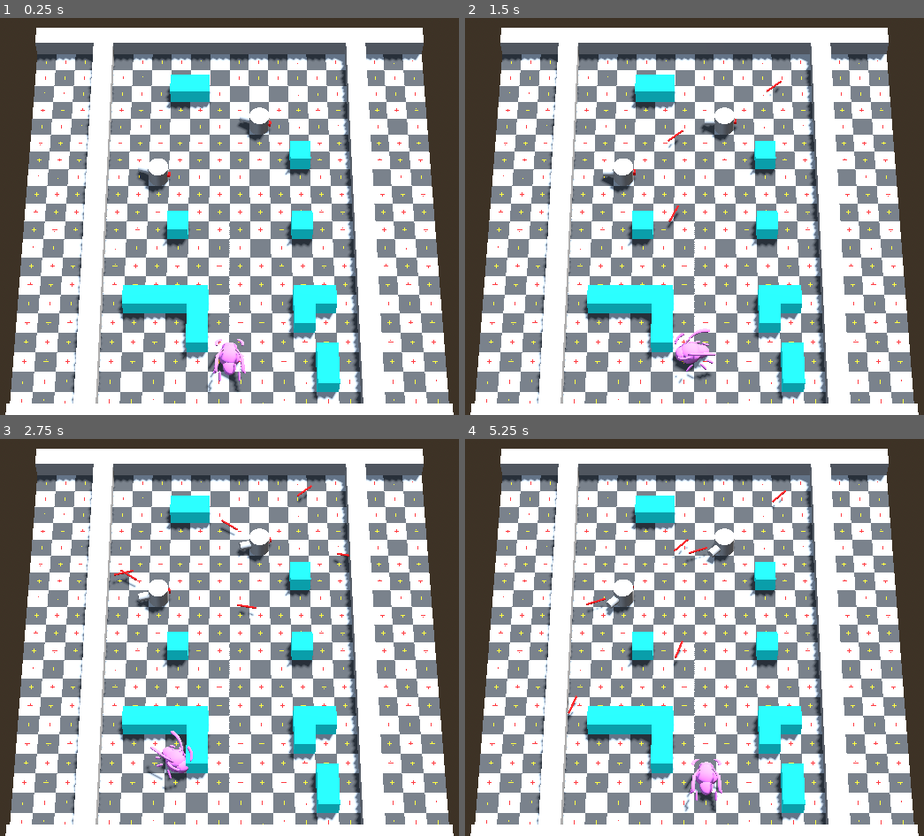
Above: before the commit, frames 1-4 (two rows, left to right).
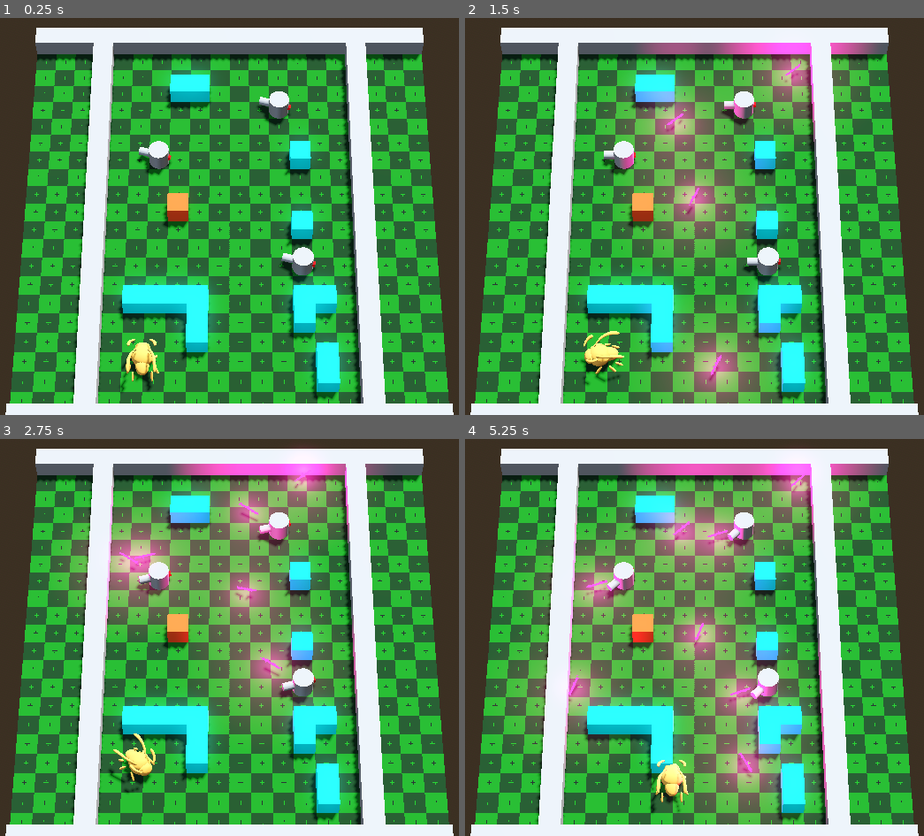
Above: after the commit, the same moments.

Repository: Turkheim/cyberbug
Game: Godot game, scene res://Scenes/level.tscn
The game is run twice, just before and just after one commit, with the same random seed, the same clock (stepped at 60 frames per second) and the same inputs.
Inputs:
- Up to frame 1 (0.25 s): no input
- Up to frame 2 (1.5 s): tap Enter (ui_accept) at 0.5, 0.77 s; hold Right (ui_right) 0.53-1.28 s; hold Down (ui_down) from 1.28 s (still down)
- Up to frame 3 (2.75 s): tap Enter (ui_accept) at 1.52 s; release Down (ui_down) at 2.03 s; hold Right (ui_right) from 2.03 s (still down)
- Up to frame 4 (5.25 s): release Right (ui_right) at 2.78 s; hold Up (ui_up) 2.78-3.53 s; tap Enter (ui_accept) at 3.02, 3.77, 4.52 s; hold Left (ui_left) 3.53-5.03 s; hold Down (ui_down) from 5.03 s (still down)

The runs differ from the first frame. In frame 1, 65% of the frame differs, in the area x 2-98%, y 9-98%; in frame 2, 67%; in frame 3, 67%; in frame 4, 68%, in the area x 2-98%, y 6-98%.

Commit message:
Added Heatsink Mechanic

Diff:
--- /dev/null
+++ b/Scenes/disipador.gd
@@ -0,0 +1,6 @@
+extends Area3D
+
+
+func _on_body_entered(body: Node3D) -> void:
+	if body.is_in_group("Player"):
+		get_tree().reload_current_scene()
--- a/Scenes/laser.tscn
+++ b/Scenes/laser.tscn
@@ -1,9 +1,10 @@
-[gd_scene load_steps=5 format=3 uid="uid://qb5q1tomqvjr"]
+[gd_scene load_steps=8 format=3 uid="uid://qb5q1tomqvjr"]
 
 [ext_resource type="Script" uid="uid://b6lbfkvibcj5y" path="res://laser.gd" id="1_r1bh0"]
 
 [sub_resource type="StandardMaterial3D" id="StandardMaterial3D_mou6w"]
-albedo_color = Color(1, 0, 0, 1)
+shading_mode = 0
+albedo_color = Color(3, 0.3, 2, 1)
 
 [sub_resource type="CapsuleMesh" id="CapsuleMesh_3pc01"]
 material = SubResource("StandardMaterial3D_mou6w")
@@ -13,6 +14,28 @@
 [sub_resource type="CapsuleShape3D" id="CapsuleShape3D_c8ure"]
 radius = 0.05
 height = 0.4
+
+[sub_resource type="ParticleProcessMaterial" id="ParticleProcessMaterial_r1bh0"]
+emission_shape = 6
+emission_ring_axis = Vector3(0, 0, 1)
+emission_ring_height = 1.0
+emission_ring_radius = 0.05
+emission_ring_inner_radius = 0.0
+emission_ring_cone_angle = 90.0
+radial_velocity_min = 0.0999776
+radial_velocity_max = 0.0999776
+gravity = Vector3(0, 0, 0)
+scale_min = 0.1
+scale_max = 0.1
+
+[sub_resource type="StandardMaterial3D" id="StandardMaterial3D_3pc01"]
+shading_mode = 0
+albedo_color = Color(3, 0.3, 2, 1)
+
+[sub_resource type="SphereMesh" id="SphereMesh_c8ure"]
+material = SubResource("StandardMaterial3D_3pc01")
+radial_segments = 4
+rings = 1
 
 [node name="Laser" type="Area3D"]
 collision_layer = 2
@@ -27,4 +50,14 @@
 transform = Transform3D(1, 0, 0, 0, -4.37114e-08, -1, 0, 1, -4.37114e-08, 0, 0, 0)
 shape = SubResource("CapsuleShape3D_c8ure")
 
+[node name="GPUParticles3D" type="GPUParticles3D" parent="."]
+amount = 16
+speed_scale = 10.0
+local_coords = true
+process_material = SubResource("ParticleProcessMaterial_r1bh0")
+draw_pass_1 = SubResource("SphereMesh_c8ure")
+
+[node name="OmniLight3D" type="OmniLight3D" parent="."]
+light_color = Color(3, 0.3, 2, 1)
+
 [connection signal="body_entered" from="." to="." method="_on_body_entered"]
--- a/Scenes/level.tscn
+++ b/Scenes/level.tscn
@@ -1,9 +1,10 @@
-[gd_scene load_steps=17 format=3 uid="uid://btsg3docvgbyo"]
+[gd_scene load_steps=21 format=3 uid="uid://btsg3docvgbyo"]
 
 [ext_resource type="Texture2D" uid="uid://c26fhe60u5ehp" path="res://Scenes/GridSmall.png" id="1_6phgx"]
 [ext_resource type="Script" uid="uid://c3gnp4op5gfc0" path="res://Scripts/player_character.gd" id="2_81xng"]
 [ext_resource type="PackedScene" uid="uid://d0brvqlhys372" path="res://Scenes/turret.tscn" id="3_81xng"]
 [ext_resource type="PackedScene" uid="uid://ohh8qku1lvbh" path="res://Assets/MothProxi.glb" id="3_wqkje"]
+[ext_resource type="Script" uid="uid://btxivxy8uw8ge" path="res://Scenes/disipador.gd" id="5_wqkje"]
 
 [sub_resource type="ProceduralSkyMaterial" id="ProceduralSkyMaterial_vonw3"]
 sky_horizon_color = Color(0.662243, 0.671743, 0.686743, 1)
@@ -16,8 +17,10 @@
 background_mode = 2
 sky = SubResource("Sky_oi3di")
 tonemap_mode = 2
+glow_enabled = true
 
 [sub_resource type="StandardMaterial3D" id="StandardMaterial3D_oi3di"]
+albedo_color = Color(0, 0.658824, 0, 1)
 albedo_texture = ExtResource("1_6phgx")
 uv1_scale = Vector3(10, 10, 10)
 texture_filter = 0
@@ -36,7 +39,7 @@
 height = 1.5
 
 [sub_resource type="StandardMaterial3D" id="StandardMaterial3D_0f350"]
-albedo_color = Color(0.745838, 0.392704, 0.744365, 1)
+albedo_color = Color(0.949009, 0.664569, 0.257034, 1)
 
 [sub_resource type="StandardMaterial3D" id="StandardMaterial3D_0b4ue"]
 albedo_color = Color(0, 1, 1, 1)
@@ -46,6 +49,14 @@
 
 [sub_resource type="BoxMesh" id="BoxMesh_oi3di"]
 size = Vector3(10, 1, 1)
+
+[sub_resource type="BoxShape3D" id="BoxShape3D_0f350"]
+
+[sub_resource type="StandardMaterial3D" id="StandardMaterial3D_8c0lf"]
+albedo_color = Color(1, 0.329412, 0.121569, 1)
+
+[sub_resource type="BoxMesh" id="BoxMesh_754fn"]
+material = SubResource("StandardMaterial3D_8c0lf")
 
 [node name="Level" type="Node3D"]
 
@@ -67,7 +78,7 @@
 shape = SubResource("BoxShape3D_1ainy")
 
 [node name="PlayerCharacter" type="CharacterBody3D" parent="." groups=["Player"]]
-transform = Transform3D(1, 0, 0, 0, 1, 0, 0, 0, 1, 0, 1, 9)
+transform = Transform3D(1, 0, 0, 0, 1, 0, 0, 0, 1, -4, 1, 9)
 collision_mask = 7
 axis_lock_linear_y = true
 script = ExtResource("2_81xng")
@@ -95,13 +106,6 @@
 
 [node name="LevelDesign" type="Node3D" parent="."]
 
-[node name="Box" type="CSGMesh3D" parent="LevelDesign"]
-transform = Transform3D(1, 0, 0, 0, 1, 0, 0, 0, 1, -2.5, 0.5, 0.5)
-use_collision = true
-collision_layer = 4
-collision_mask = 7
-mesh = SubResource("BoxMesh_vonw3")
-
 [node name="Box4" type="CSGMesh3D" parent="LevelDesign"]
 transform = Transform3D(1, 0, 0, 0, 1, 0, 0, 0, 1, -3.5, 0.5, 4.5)
 use_collision = true
@@ -263,12 +267,30 @@
 collision_mask = 7
 mesh = SubResource("BoxMesh_oi3di")
 
-[node name="Turret" parent="." instance=ExtResource("3_81xng")]
-transform = Transform3D(1, 0, 0, 0, 1, 0, 0, 0, 1, -3.5, 0.5, -2.5)
+[node name="Turret2" parent="." instance=ExtResource("3_81xng")]
+transform = Transform3D(1, 0, 0, 0, 1, 0, 0, 0, 1, -3.5, 0.5, -3.5)
 rotation_speed = 300
 
-[node name="Turret2" parent="." instance=ExtResource("3_81xng")]
-transform = Transform3D(1, 0, 0, 0, 1, 0, 0, 0, 1, 1.5, 0.5, -5.5)
+[node name="Turret3" parent="." instance=ExtResource("3_81xng")]
+transform = Transform3D(1, 0, 0, 0, 1, 0, 0, 0, 1, 2.5, 0.5, -6.5)
 rotation_speed = 300
 
+[node name="Turret4" parent="." instance=ExtResource("3_81xng")]
+transform = Transform3D(1, 0, 0, 0, 1, 0, 0, 0, 1, 3.5, 0.5, 2.5)
+rotation_speed = 300
+
+[node name="Disipador" type="Area3D" parent="."]
+transform = Transform3D(1, 0, 0, 0, 1, 0, 0, 0, 1, -2.5, 0.5, 0.5)
+collision_layer = 4
+script = ExtResource("5_wqkje")
+
+[node name="CollisionShape3D" type="CollisionShape3D" parent="Disipador"]
+shape = SubResource("BoxShape3D_0f350")
+
+[node name="MeshInstance3D" type="MeshInstance3D" parent="Disipador"]
+transform = Transform3D(1, 0, 0, 0, 1, 0, 0, 0, 1, 0, 0, -1)
+mesh = SubResource("BoxMesh_754fn")
+
+[connection signal="body_entered" from="Disipador" to="Disipador" method="_on_body_entered"]
+
 [editable path="PlayerCharacter/MothProxi"]
Not shown, added: Scenes/disipador.gd.uid
